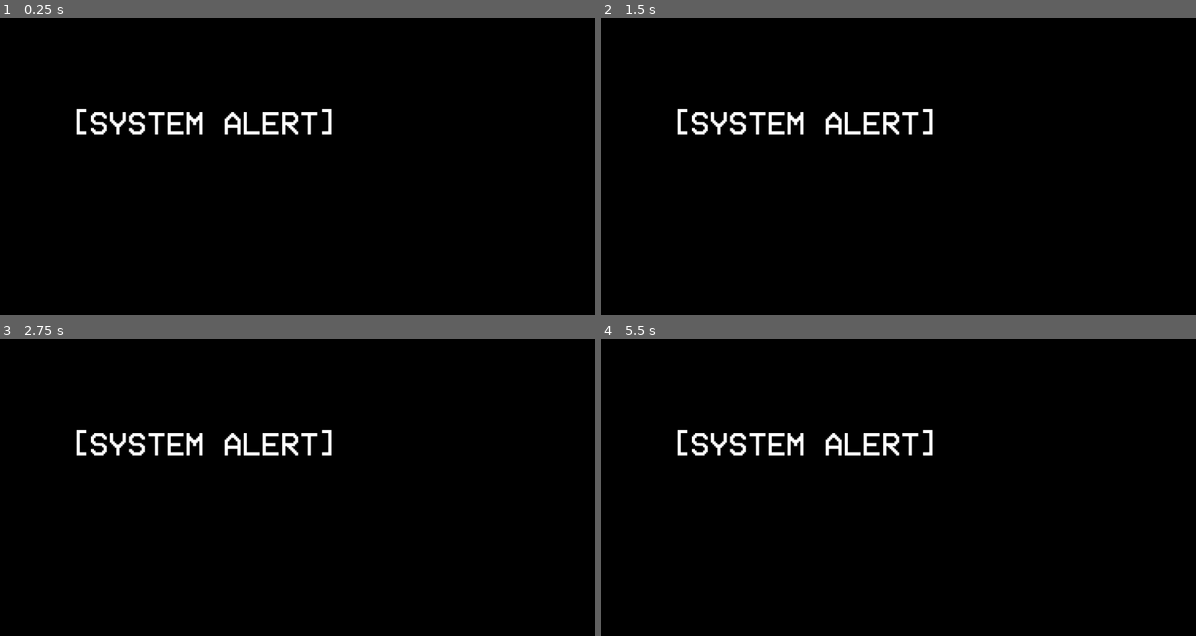
Above: before the commit, frames 1-4 (two rows, left to right).
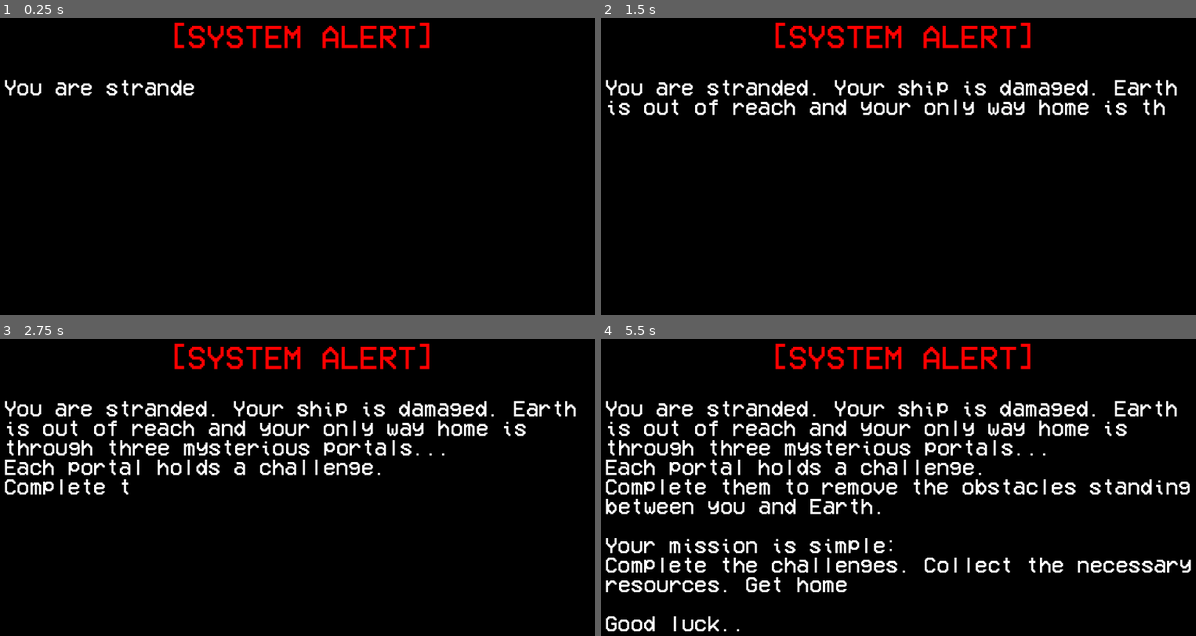
Above: after the commit, the same moments.

Repository: aya-khallaf/404-not-founders-game
Game: Godot game, scene res://control.tscn
The game is run twice, just before and just after one commit, with the same random seed, the same clock (stepped at 60 frames per second) and the same inputs. This scene is started directly instead of the project's main scene.
Inputs:
- Up to frame 1 (0.25 s): no input
- Up to frame 2 (1.5 s): tap Enter (ui_accept) at 0.5, 0.77 s; hold D (right) from 0.53 s (still down)
- Up to frame 3 (2.75 s): tap Enter (ui_accept) at 1.52 s; release D (right) at 2.03 s; hold Left (left) from 2.03 s (still down)
- Up to frame 4 (5.5 s): release Left (left) at 2.78 s; hold D (right) 2.78-4.28 s; tap Enter (ui_accept) at 3.02, 3.77, 4.52 s; hold Left (left) 4.28-5.03 s; hold D (right) from 5.03 s (still down)

The runs differ from the first frame. In frame 1, 3.4% of the frame differs, in the area x 0-73%, y 1-40%; in frame 2, 6.0%; in frame 3, 8.5%; in frame 4, 15%, in the area x 0-100%, y 1-99%.

Commit message:
system alert

Diff:
--- /dev/null
+++ b/kiwihacks-game/control.gd
@@ -0,0 +1,13 @@
+extends Control
+
+
+func _ready() -> void:
+	$RichTextLabel2.visible_characters = 0
+
+
+func _on_timer_timeout() -> void:
+	$RichTextLabel2.visible_characters+=1
+	if $RichTextLabel2.visible_characters == len($RichTextLabel2.text):
+		return
+	else:
+		$Timer.start()
--- a/kiwihacks-game/control.tscn
+++ b/kiwihacks-game/control.tscn
@@ -1,6 +1,7 @@
 [gd_scene format=3 uid="uid://t57hp0kprjor"]
 
 [ext_resource type="FontFile" uid="uid://ippfmw4qpmsj" path="res://VCR_OSD_MONO_1.001.ttf" id="1_0fbet"]
+[ext_resource type="Script" uid="uid://bskif5hoa8pn2" path="res://control.gd" id="1_62e2m"]
 
 [node name="Control" type="Control" unique_id=1745831077]
 layout_mode = 3
@@ -9,6 +10,7 @@
 anchor_bottom = 1.0
 grow_horizontal = 2
 grow_vertical = 2
+script = ExtResource("1_62e2m")
 
 [node name="ColorRect" type="ColorRect" parent="." unique_id=1981917067]
 layout_mode = 1
@@ -21,19 +23,51 @@
 
 [node name="RichTextLabel" type="RichTextLabel" parent="." unique_id=1503358892]
 layout_mode = 1
+anchors_preset = 5
+anchor_left = 0.5
+anchor_right = 0.5
+offset_left = -248.0
+offset_top = 30.0
+offset_right = 248.0
+offset_bottom = 97.0
+grow_horizontal = 2
+theme_override_fonts/normal_font = ExtResource("1_0fbet")
+theme_override_font_sizes/normal_font_size = 60
+bbcode_enabled = true
+text = "[color=red][SYSTEM ALERT][/color]
+
+"
+scroll_active = false
+
+[node name="RichTextLabel2" type="RichTextLabel" parent="." unique_id=471137702]
+layout_mode = 1
 anchors_preset = 8
 anchor_left = 0.5
 anchor_top = 0.5
 anchor_right = 0.5
 anchor_bottom = 0.5
-offset_left = -428.5
-offset_top = -135.5
-offset_right = 428.5
-offset_bottom = -25.0
+offset_left = -550.0
+offset_top = -191.0
+offset_right = 558.0
+offset_bottom = 269.0
 grow_horizontal = 2
 grow_vertical = 2
 theme_override_fonts/normal_font = ExtResource("1_0fbet")
-theme_override_font_sizes/normal_font_size = 60
-text = "[SYSTEM ALERT]
+theme_override_font_sizes/normal_font_size = 40
+bbcode_enabled = true
+text = "You are stranded. Your ship is damaged. Earth is out of reach and your only way home is through three mysterious portals...
+Each portal holds a challenge.
+Complete them to remove the obstacles standing between you and Earth.
 
-"
+Your mission is simple:
+Complete the challenges. Collect the necessary resources. Get home
+
+Good luck..."
+scroll_active = false
+
+[node name="Timer" type="Timer" parent="." unique_id=1871751708]
+wait_time = 0.009999999999999998
+one_shot = true
+autostart = true
+
+[connection signal="timeout" from="Timer" to="." method="_on_timer_timeout"]
Not shown, added: kiwihacks-game/control.gd.uid
